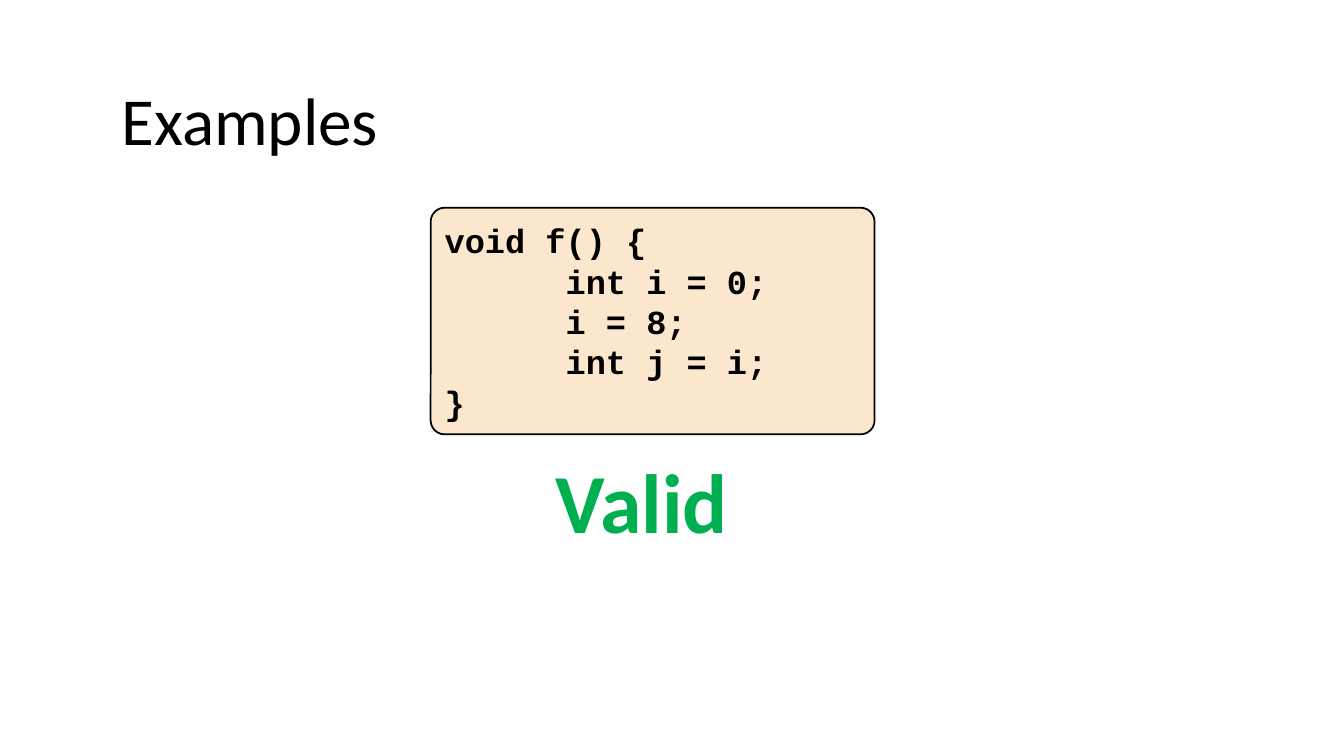
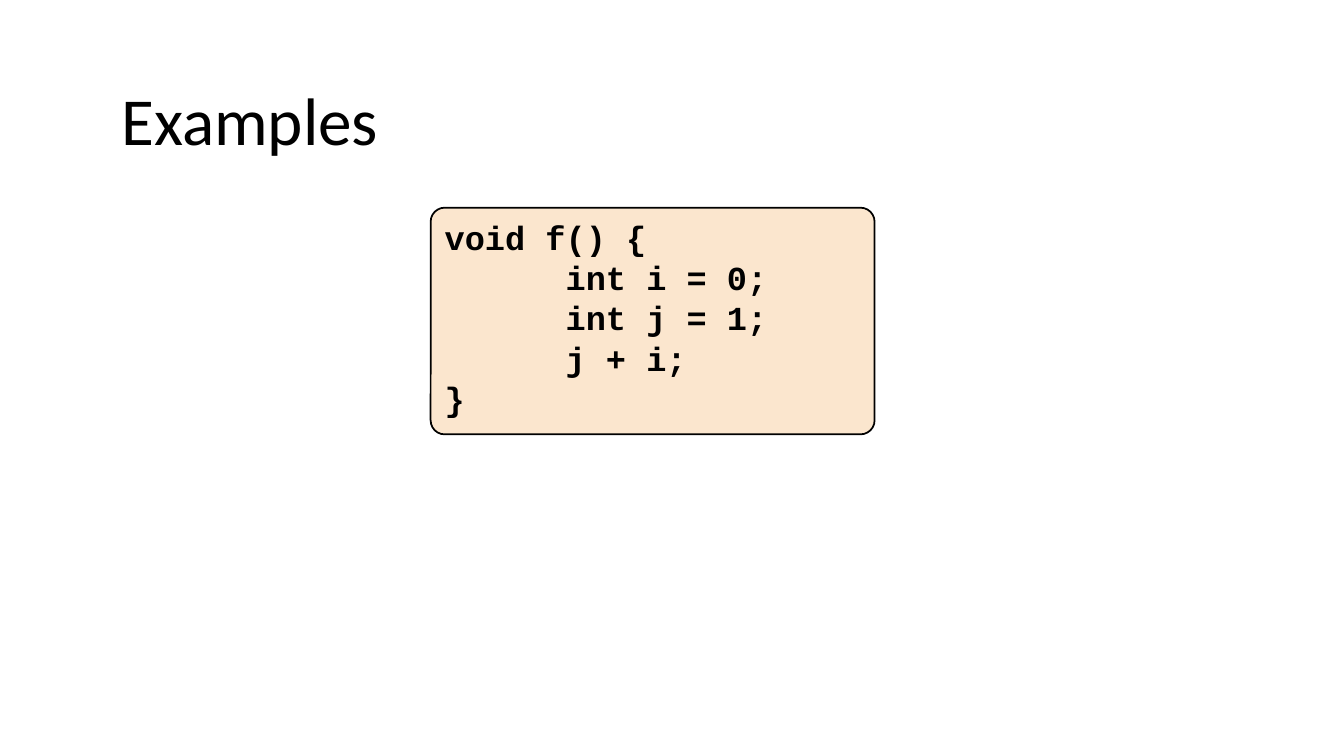
Before and after one commit to nivshani/compilation, a slide deck: slide 14 of slides/top_down_parsing.pptx (slide 15 before the commit). Drawn at 1344x756 pixels with LibreOffice and Linux fonts; fonts in the diff are those of the drawing. Boxes give left, top, right and bottom in pixels: in the first picture for what was removed or moved away, otherwise in the second. Text is boxed around its words. In the diff, an @@ line names an element or a change of style, - is before the commit and + after.

```diff
--- a/slides/top_down_parsing.pptx
+++ b/slides/top_down_parsing.pptx
@@ rounded rectangle "void f() {" at (431,208,874,435): vertical alignment middle to top @@
@@ text in rounded rectangle at (566,306,767,378): text changed @@
-i = 8;
-int j = i;
+int j = 1;
+j + i;
@@ text removed at (555,474,728,534) @@
-Valid
```
Also in this commit, not shown: 17 other slides changed, 3 slides added, 4 slides removed, 1 other file.
